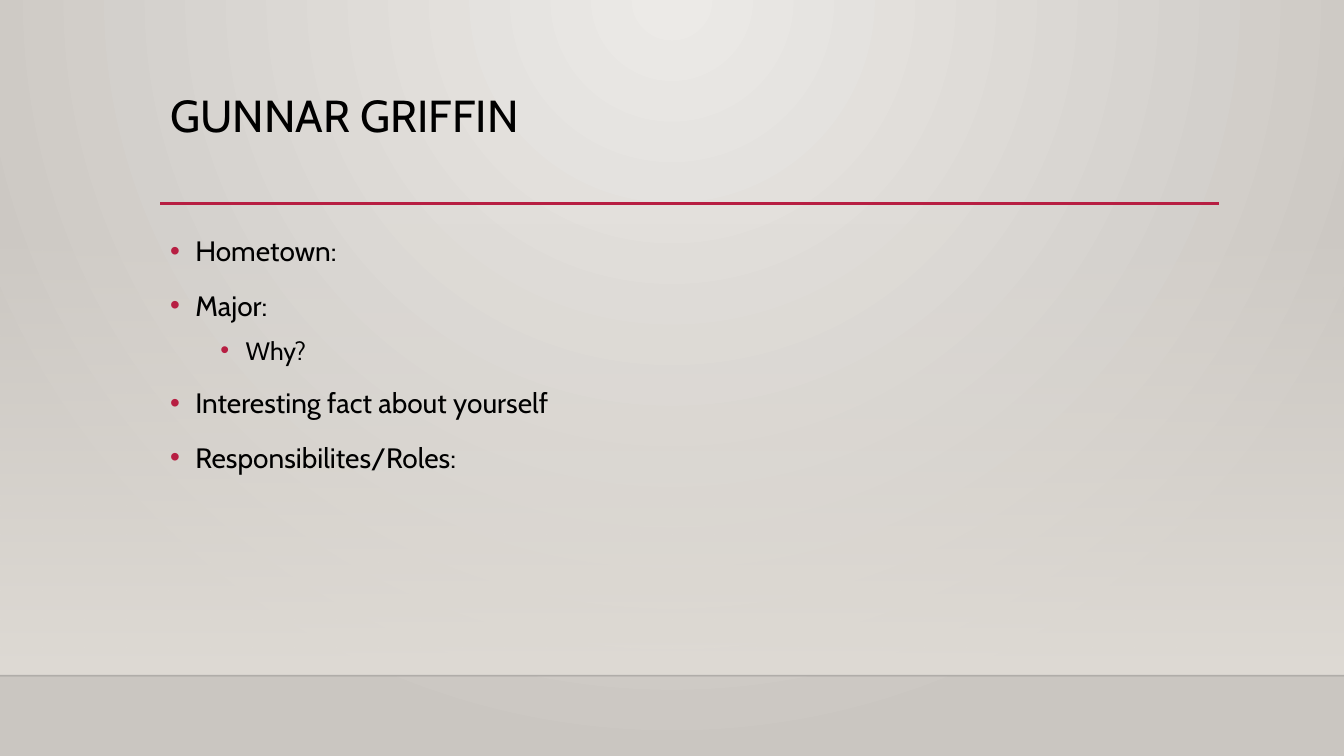
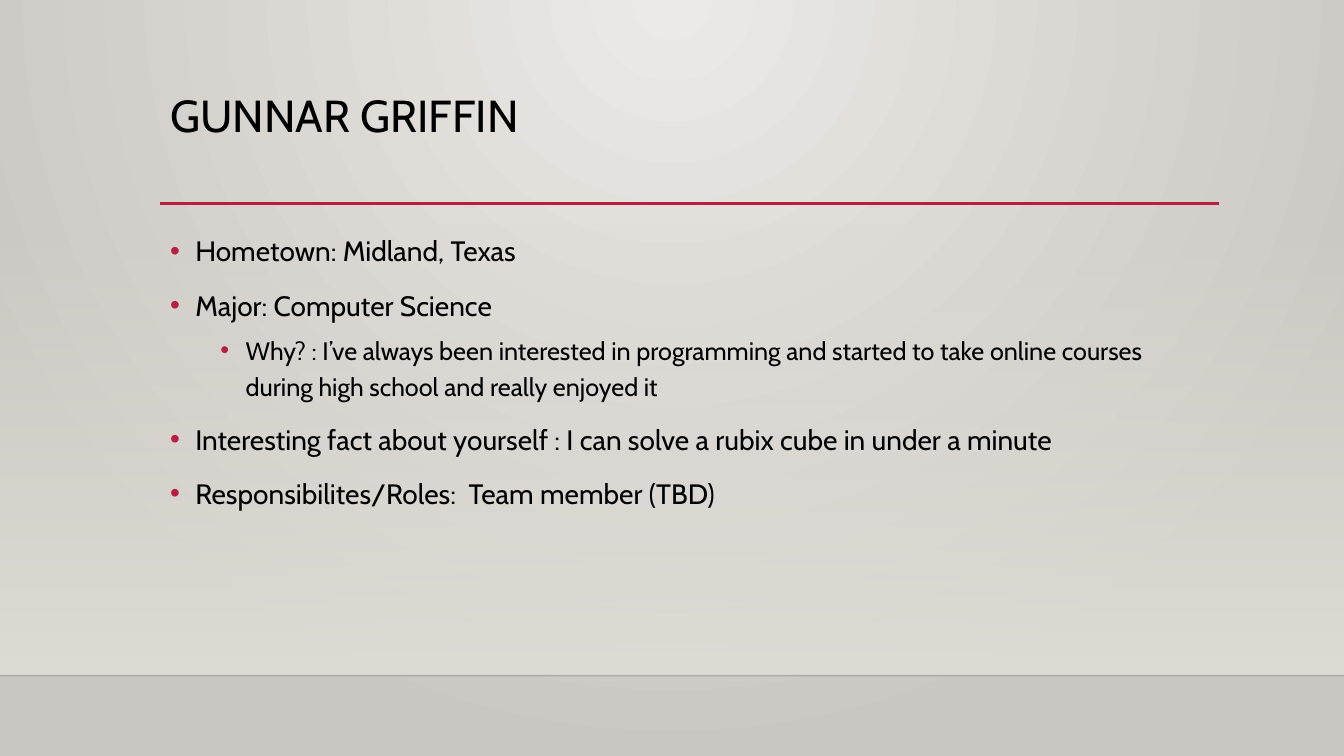
Before and after one commit to GunnarGriffin23/Mario-Game, a slide deck: slide 3 of Waluigi.pptx. Drawn at 1344x756 pixels with LibreOffice and Linux fonts; fonts in the diff are those of the drawing; background and template pictures are left out. Boxes give left, top, right and bottom in pixels: in the first picture for what was removed or moved away, otherwise in the second. Text is boxed around its words. In the diff, an @@ line names an element or a change of style, - is before the commit and + after.

```diff
--- a/Waluigi.pptx
+++ b/Waluigi.pptx
@@ text at (x1=195, y1=240, x2=1142, y2=510): text changed @@
-• Hometown:
-• Major:
-  • Why?
-• Interesting fact about yourself
-• Responsibilites/Roles:
+• Hometown: Midland, Texas
+• Major: Computer Science
+  • Why? : I’ve always been interested in programming and started to take online courses during high school and really enjoyed it
+• Interesting fact about yourself : I can solve a rubix cube in under a minute
+• Responsibilites/Roles: Team member (TBD)
```
Also in this commit, not shown: 5 other slides changed.
